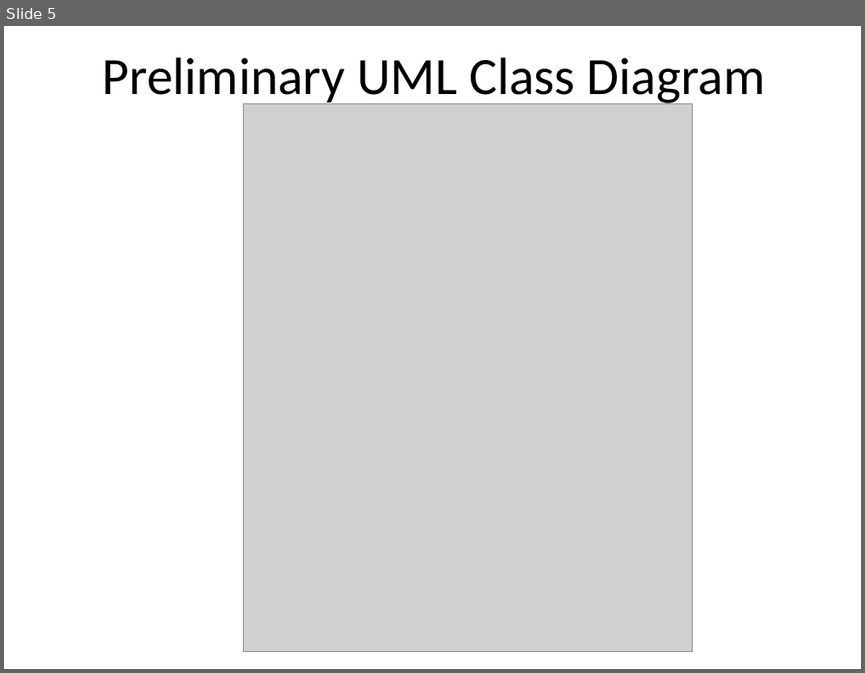
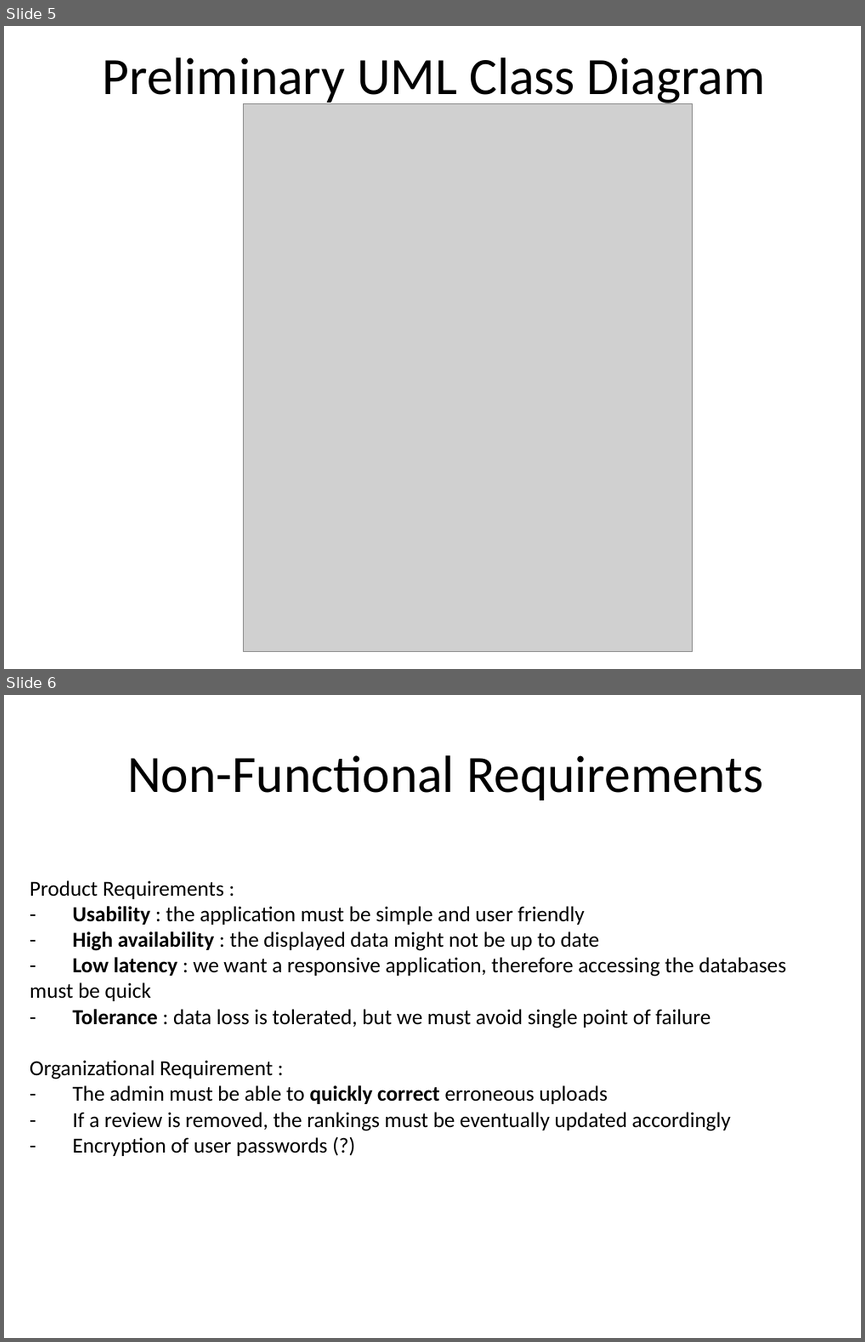
Before and after one commit to JacopoCarlon/LSMSDB_Project, a slide deck: 070_presentation/CarlonRiccardiElOurrak_ProjectDesignPresentation.pptx. Shown one above the other, each under a label of ours: slide 5 before the commit, slides 5 and 6 after it. The pictures are 865x673 and 865x1342 pixels, drawn with LibreOffice and Linux fonts; fonts in the diff are those of the drawing; grey boxes stand for pictures; background and template pictures are left out. Boxes give left, top, right and bottom in pixels: in the first picture for what was removed or moved away, otherwise in the second. Text is boxed around its words. In the diff, an @@ line names an element or a change of style, - is before the commit and + after.

```diff
--- a/070_presentation/CarlonRiccardiElOurrak_ProjectDesignPresentation.pptx
+++ b/070_presentation/CarlonRiccardiElOurrak_ProjectDesignPresentation.pptx
@@ slide 6 added at (x1=4, y1=695, x2=861, y2=1338), background #FFFFFF @@
@@ text added at (x1=127, y1=755, x2=763, y2=800), 44 pt, text #000000 @@
+Non-Functional Requirements
@@ title added at (x1=30, y1=880, x2=786, y2=1156), 18 pt, text #000000 @@
+Product Requirements :
+- Usability : the application must be simple and user friendly
+- High availability : the displayed data might not be up to date
+- Low latency : we want a responsive application, therefore accessing the databases must be quick
+- Tolerance : data loss is tolerated, but we must avoid single point of failure
+Organizational Requirement :
+- The admin must be able to quickly correct erroneous uploads
+- If a review is removed, the rankings must be eventually updated accordingly
+- Encryption of user passwords (?)
```
Also in this commit, not shown: 3 slides changed, 2 other slides added, 3 slides removed, 2 other files.
